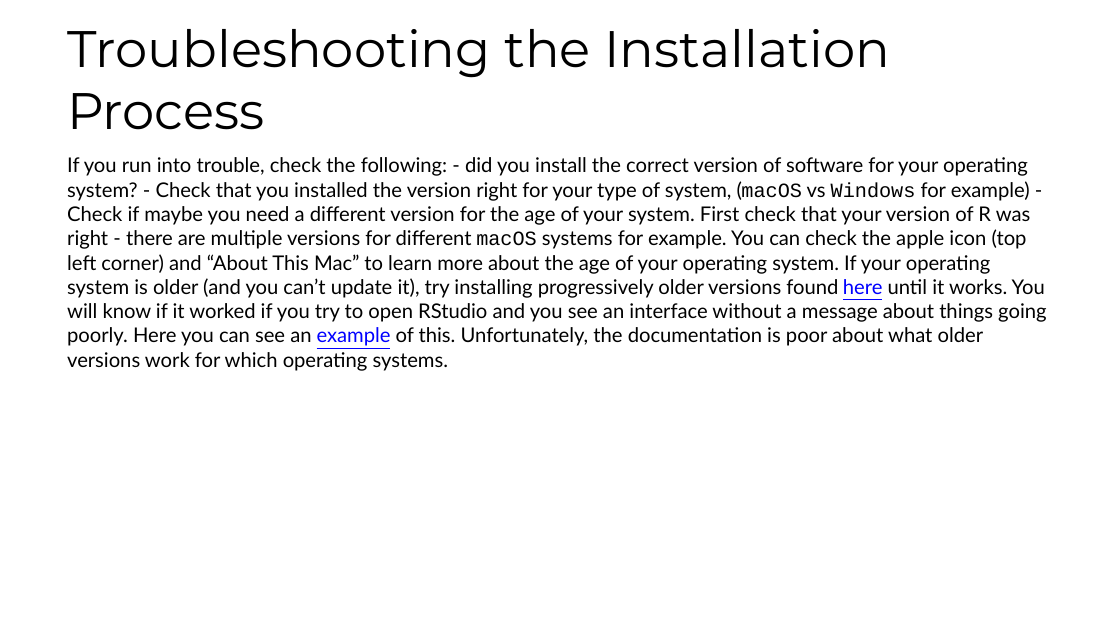
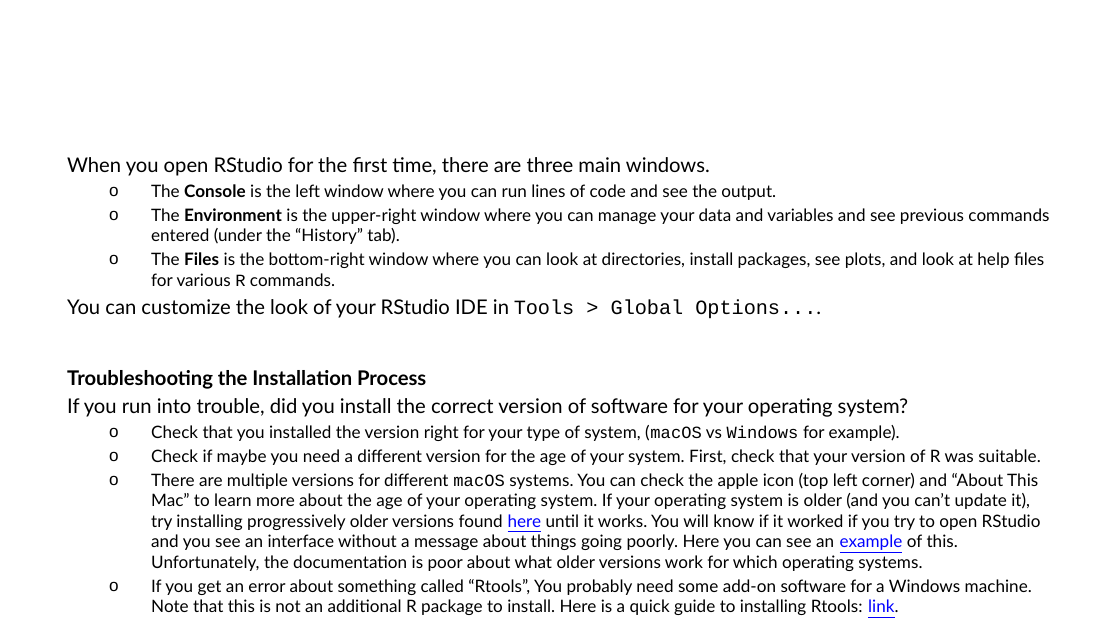
Before and after one commit to fhdsl/DaSEH, a slide deck: slide 10 of modules/Setup/Setup.pptx (slide 17 before the commit). Drawn at 1120x630 pixels with LibreOffice and Linux fonts; fonts in the diff are those of the drawing. Boxes give left, top, right and bottom in pixels: in the first picture for what was removed or moved away, otherwise in the second. Text is boxed around its words. In the diff, an @@ line names an element or a change of style, - is before the commit and + after.

```diff
--- a/modules/Setup/Setup.pptx
+++ b/modules/Setup/Setup.pptx
@@ title removed at (67,29,890,130) @@
-Troubleshooting the Installation Process
@@ text at (67,157,1049,615): text changed; size 13 to 11 pt @@
-If you run into trouble, check the following: - did you install the correct version of software for your operating system? - Check that you installed the version right for your type of system, (macOS vs Windows for example) - Check if maybe you need a different version for the age of your system. First check that your version of R was right - there are multiple versions for different macOS systems for example. You can check the apple icon (top left corner) and “About This Mac” to learn more about the age of your operating system. If your operating system is older (and you can’t update it), try installing progressively older versions found here until it works. You will know if it worked if you try to open RStudio and you see an interface without a message about things going poorly. Here you can see an example of this. Unfortunately, the documentation is poor about what older versions work for which operating systems.
+When you open RStudio for the first time, there are three main windows.
+  o The Console is the left window where you can run lines of code and see the output.
+  o The Environment is the upper-right window where you can manage your data and variables and see previous commands entered (under the “History” tab).
+  o The Files is the bottom-right window where you can look at directories, install packages, see plots, and look at help files for various R commands.
+You can customize the look of your RStudio IDE in Tools > Global Options....
+Troubleshooting the Installation Process
+If you run into trouble, did you install the correct version of software for your operating system?
+  o Check that you installed the version right for your type of system, (macOS vs Windows for example).
+  o Check if maybe you need a different version for the age of your system. First, check that your version of R was suitable.
+  o There are multiple versions for different macOS systems. You can check the apple icon (top left corner) and “About This Mac” to learn more about the age of your operating system. If your operating system is older (and you can’t update it), try installing progressively older versions found here until it works. You will know if it worked if you try to open RStudio and you see an interface without a message about things going poorly. Here you can see an example of this. Unfortunately, the documentation is poor about what older versions work for which operating systems.
+  o If you get an error about something called “Rtools”, You probably need some add-on software for a Windows machine. Note that this is not an additional R package to install. Here is a quick guide to installing Rtools: link.
```
Also in this commit, not shown: 7 other slides changed, 10 slides added, 10 slides removed, 8 other files.
